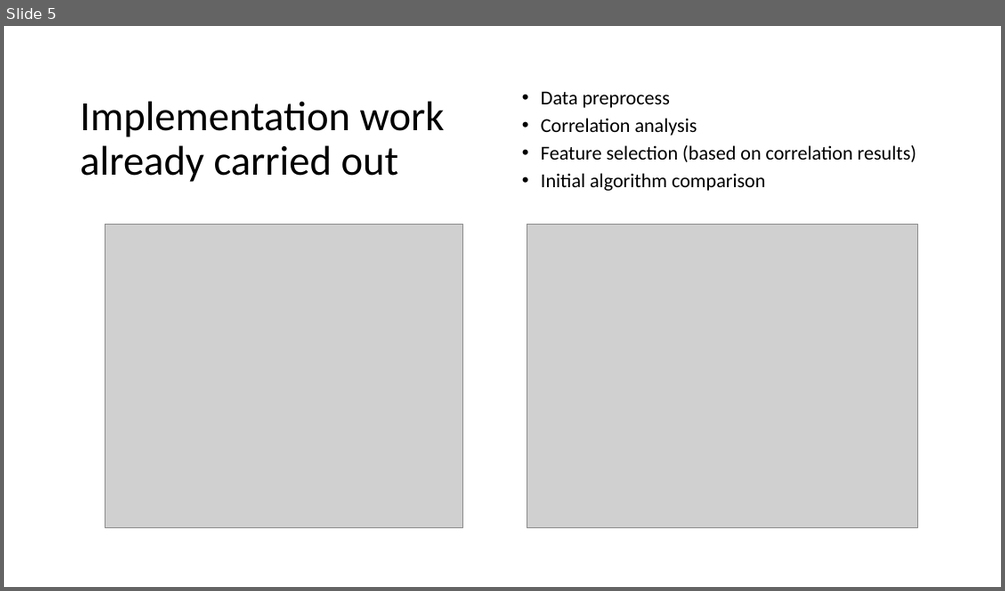
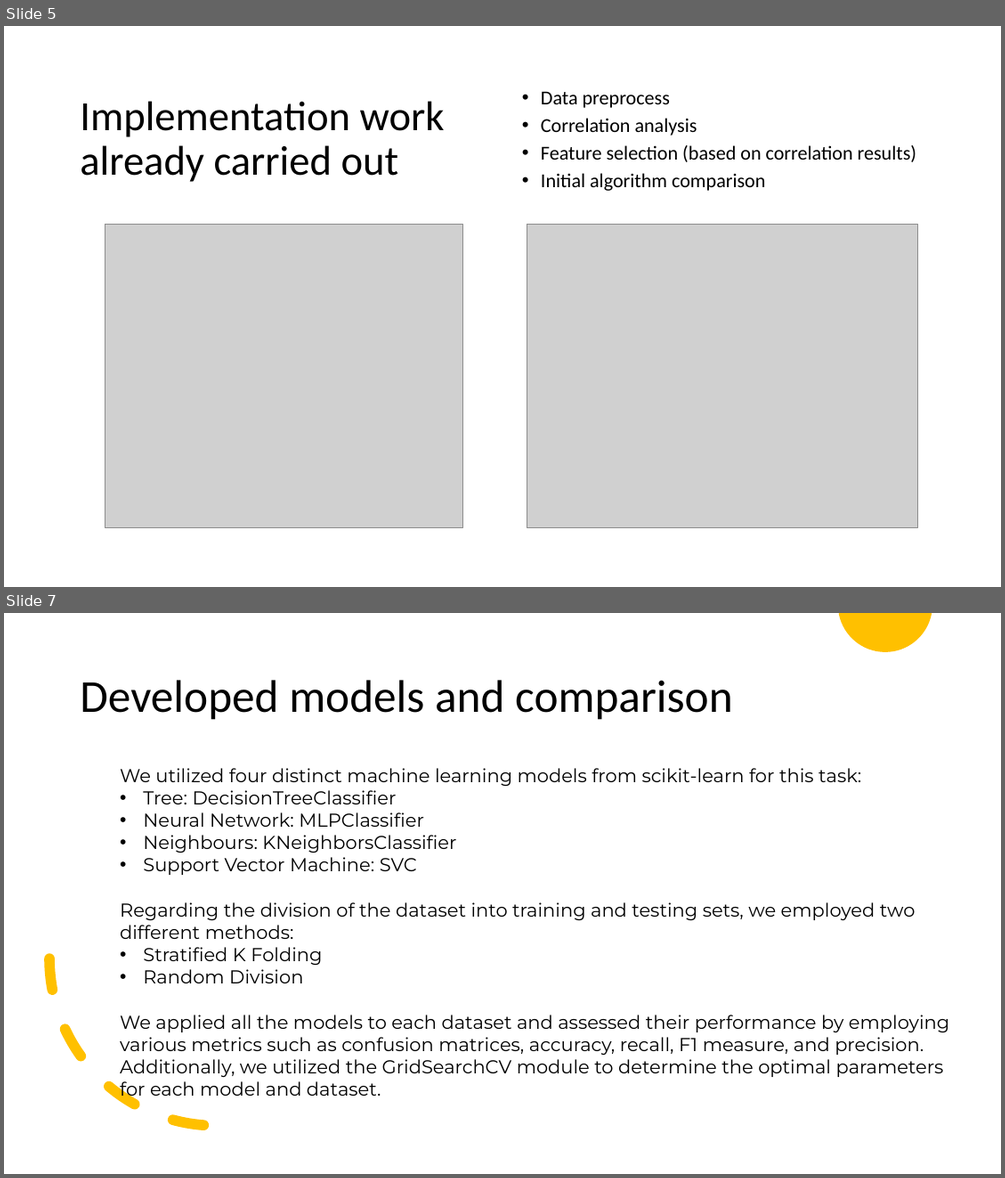
Before and after one commit to afs202005277/HeartDiseasePrediction, a slide deck: Supervised Learning.pptx. Shown one above the other, each under a label of ours: slide 5 before the commit, slides 5 and 7 after it; the slides between them are not shown. The pictures are 1005x591 and 1005x1178 pixels, drawn with LibreOffice and Linux fonts; fonts in the diff are those of the drawing; grey boxes stand for pictures. Boxes give left, top, right and bottom in pixels: in the first picture for what was removed or moved away, otherwise in the second. Text is boxed around its words. In the diff, an @@ line names an element or a change of style, - is before the commit and + after.

```diff
--- a/Supervised Learning.pptx
+++ b/Supervised Learning.pptx
@@ slide 7 added at box(4, 613, 1001, 1174), background #FFFFFF @@
@@ freeform shape added at box(839, 613, 931, 652), fill #FFC000 @@
@@ title added at box(80, 680, 733, 720), 44 pt, text #000000 @@
+Developed models and comparison
@@ text added at box(120, 768, 949, 1102), 18 pt, text #000000 @@
+We utilized four distinct machine learning models from scikit-learn for this task:
+• Tree: DecisionTreeClassifier
+• Neural Network: MLPClassifier
+• Neighbours: KNeighborsClassifier
+• Support Vector Machine: SVC
+Regarding the division of the dataset into training and testing sets, we employed two different methods:
+• Stratified K Folding
+• Random Division
+We applied all the models to each dataset and assessed their performance by employing various metrics such as confusion matrices, accuracy, recall, F1 measure, and precision. Additionally, we utilized the GridSearchCV module to determine the optimal parameters for each model and dataset.
@@ arc (boxed as its full ellipse) added at box(49, 792, 384, 1126), outline #FFC000 10 pt dashed @@
```
Also in this commit, not shown: 4 other slides added, 1 other file.
